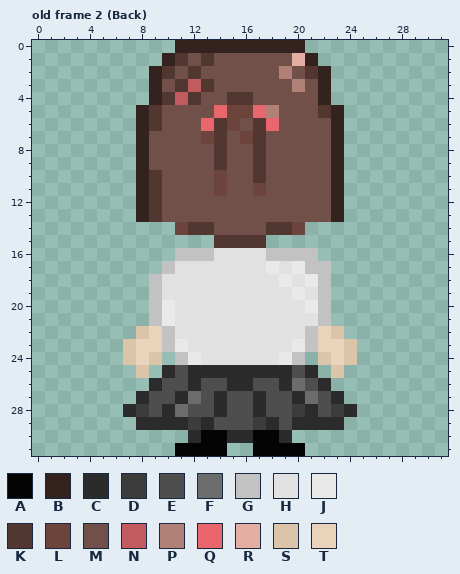
One commit to this pixel-art file: Assets/Sprites/Player.aseprite. Above, as it was before the edit.
32x32 pixels, 2 frames. Colours within 5 levels of each other are drawn and written as one. Shown: old frame 2 (Back). The commit also changed other frames, which this record leaves out.
Palette (. is transparent): A #040404  B #34221f  C #2b2b2b  D #3d3c3c  E #4e4e4e  F #6c6c6c  G #c2c2c2  H #e1e1e1  J #e9e9e9  K #523731  L #6c443c  M #705049  N #c05c60  P #b18076  Q #e9676c  R #e5aea3  S #dcc4a9  T #e9d3ba
Pixels before, old frame 2 (Back), first column x 7:
 0 ....BBBBBBBBBB....
 1 ...BKMKMMMMMMRB...
 2 ..BKMKMMMMMMPMKB..
 3 ..BMKNKMMMMMMPMB..
 4 ..BKNKMMKKMMMMMB..
 5 .BKMMMMQLLQPMMMKB.
 6 .BKMMMQKLMKQMMMMB.
 7 .BMMMMLKMLKMMMMMB.
 8 .BMMMMMKMMKMMMMMB.
 9 .BMMMMMKMMKMMMMMB.
10 .BKMMMMLMMKMMMMMB.
11 .BKMMMMLMMLMMMMMB.
12 .BKMMMMMMMMMMMMMB.
13 .BKMMMMMMMMMMMMMB.
14 ....LKKMMMMKKL....
15 .......KKKK.......
16 ....GGGHHHHGGGG...
17 ...GHHHHHHHJHJGG..
18 ..GHHHHHHHHHJHJG..
19 ..GHHHHHHHHHHJHG..
20 ..GJHHHHHHHHHHJG..
21 ..GJHHHHHHHHHHHG..
22 .STGHHHHHHHHHHGTS.
23 STTGJHHHHHHHHJGTTS
24 STS.GJHHHHHHJG.STS
25 .S.CECCCCCCCCEC.S.
26 ..CEECEECCEECFEC..
27 .CEECFECEECEECFEC.
28 CDECFEECEECEEDCEDC
29 .CCCCDCEEEDCECCCC.
30 .....CAACCAAC.....
31 ....AAAA..AAAA....
After the commit:
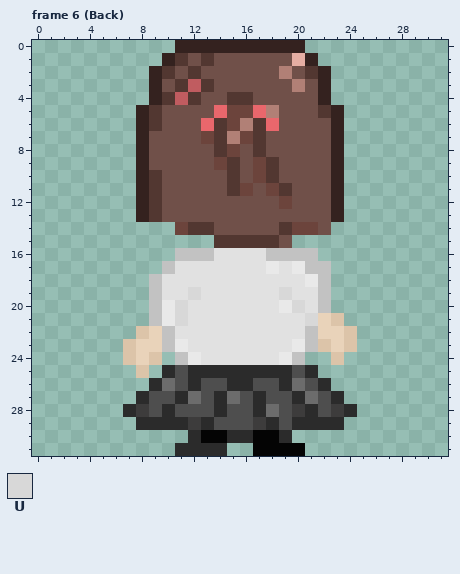
Colours new in this view: U #d8d8d8
A new or re-ordered frame is compared with the old frame closest to it.
The edit:
{"change": "frames 2 -> 17"}
{"where": "frame 6 (Back) is new; against old frame 2 (Back)"}
{"frame":6,"y":6,"x":16,"old":"M","new":"P"}
{"frame":6,"y":7,"x":15,"old":"M","new":"P"}
{"frame":6,"y":8,"x":15,"old":"M","new":"L"}
{"frame":6,"y":9,"x":14,"old":"KM","new":"LK"}
{"frame":6,"y":9,"x":17,"old":"KM","new":"LK"}
{"frame":6,"y":10,"x":14,"old":"LM","new":"MK"}
{"frame":6,"y":10,"x":17,"old":"KM","new":"LK"}
{"frame":6,"y":11,"x":14,"old":"LMMLMM","new":"MKLMLK"}
{"frame":6,"y":12,"x":19,"old":"M","new":"L"}
{"frame":6,"y":14,"x":18,"old":"K","new":"M"}
{"frame":6,"y":14,"x":21,"old":"..","new":"LM"}
{"frame":6,"y":15,"x":18,"old":"..","new":"KM"}
{"frame":6,"y":18,"x":19,"old":"J","new":"H"}
{"frame":6,"y":19,"x":12,"old":"H","new":"U"}
{"frame":6,"y":19,"x":19,"old":"HJ","new":"UH"}
{"frame":6,"y":20,"x":11,"old":"H","new":"U"}
{"frame":6,"y":20,"x":19,"old":"HHJ","new":"JUH"}
{"frame":6,"y":21,"x":11,"old":"H","new":"U"}
{"frame":6,"y":21,"x":21,"old":"HG.","new":"UTS"}
{"frame":6,"y":22,"x":23,"old":"S.","new":"TS"}
{"frame":6,"y":23,"x":22,"old":"T","new":"S"}
{"frame":6,"y":24,"x":22,"old":"STS","new":".S."}
{"frame":6,"y":25,"x":23,"old":"S","new":"."}
{"frame":6,"y":26,"x":10,"old":"E","new":"F"}
{"frame":6,"y":27,"x":15,"old":"E","new":"F"}
{"frame":6,"y":28,"x":11,"old":"F","new":"E"}
{"frame":6,"y":28,"x":18,"old":"E","new":"F"}
{"frame":6,"y":31,"x":11,"old":"AAAA","new":"CCCC"}
